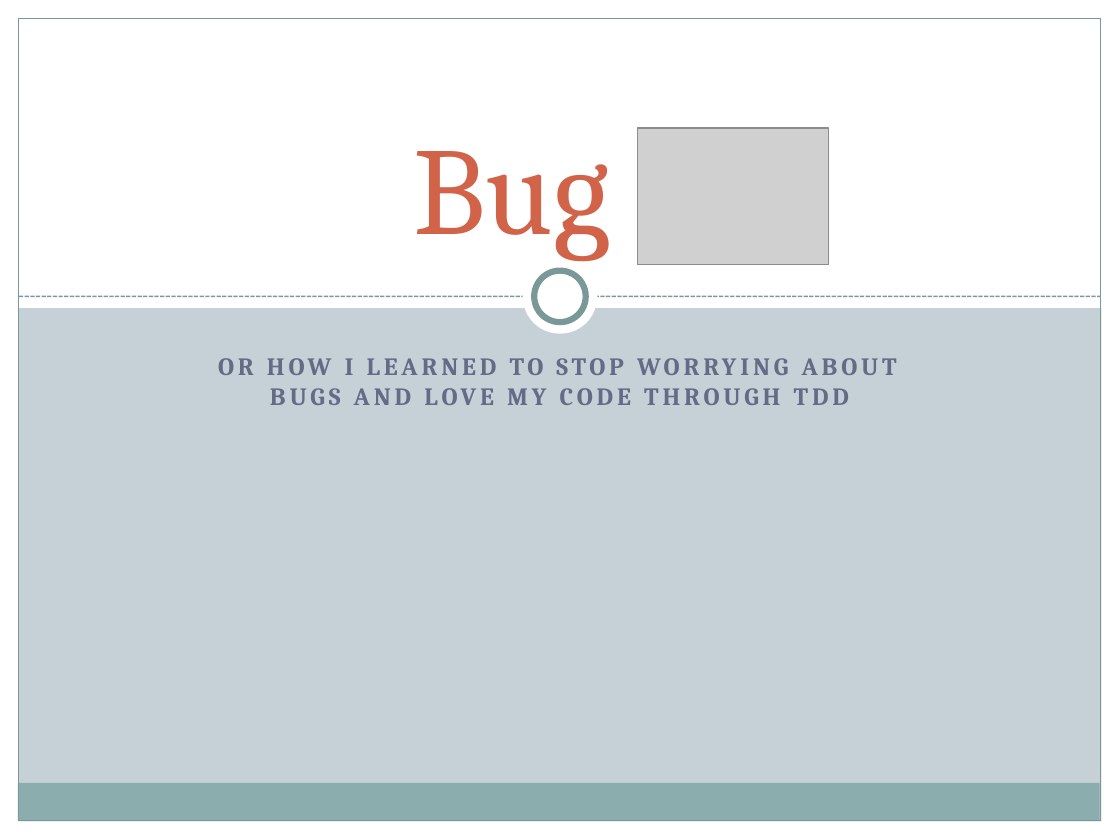
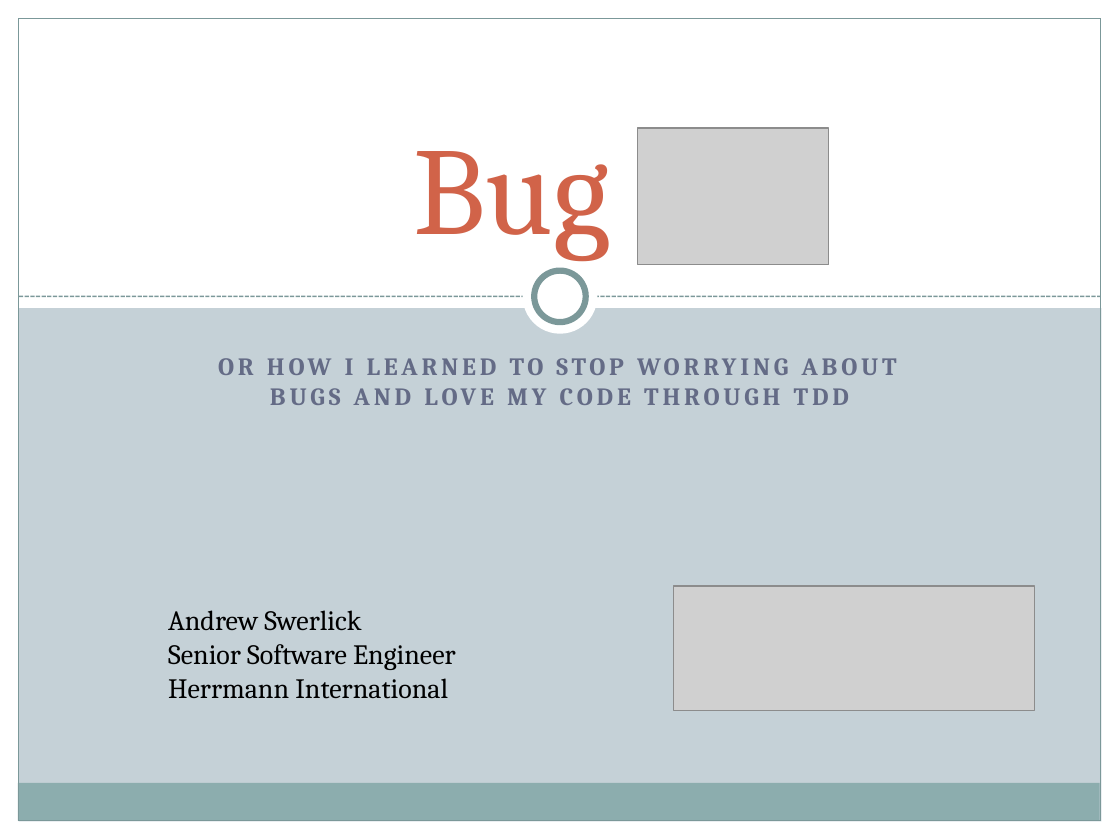
Before and after one commit to AndrewSwerlick/tdd-demo, a slide deck: slide 1 of slides.pptx. Drawn at 1120x840 pixels with LibreOffice and Linux fonts; fonts in the diff are those of the drawing; grey boxes stand for pictures. Boxes give left, top, right and bottom in pixels: in the first picture for what was removed or moved away, otherwise in the second. Text is boxed around its words. In the diff, an @@ line names an element or a change of style, - is before the commit and + after.

Commit message:
adding information about me to deck

```diff
--- a/slides.pptx
+++ b/slides.pptx
@@ picture added at (x1=673, y1=586, x2=1034, y2=710) @@
@@ text added at (x1=168, y1=610, x2=456, y2=699), 18 pt, text #000000 @@
+Andrew Swerlick
+Senior Software Engineer
+Herrmann International
```
